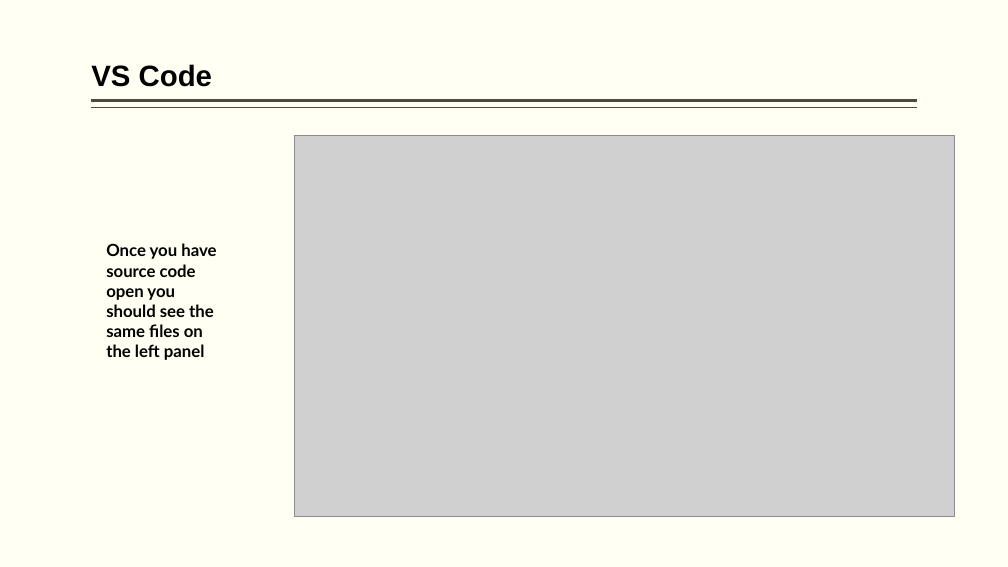
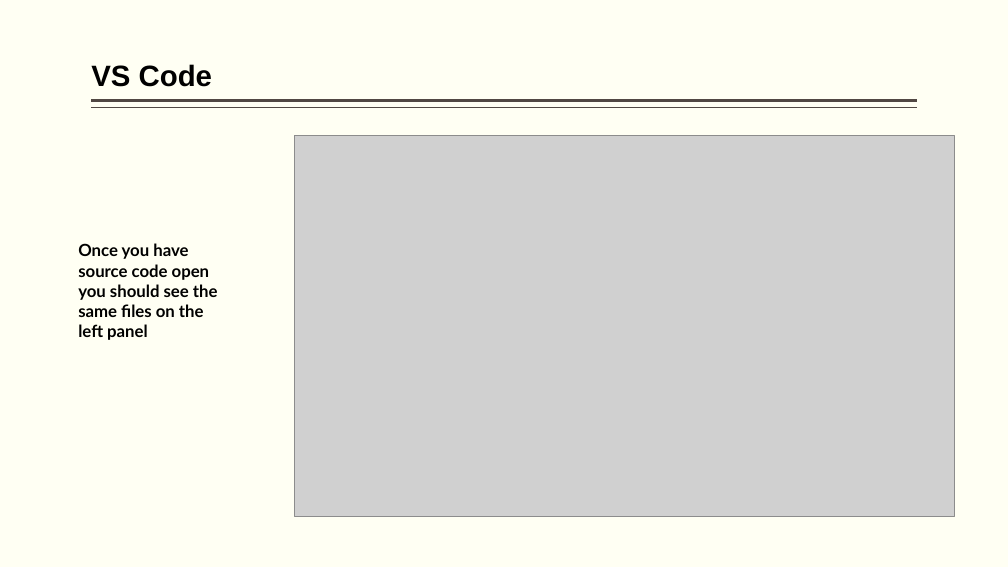
Before and after one commit to hpccsystems-solutions-lab/ScheduledFlights-Workshop, a slide deck: slide 30 of BigData-ECL.pptx (slide 31 before the commit). Drawn at 1008x567 pixels with LibreOffice and Linux fonts; fonts in the diff are those of the drawing; grey boxes stand for pictures. Boxes give left, top, right and bottom in pixels: in the first picture for what was removed or moved away, otherwise in the second. Text is boxed around its words. In the diff, an @@ line names an element or a change of style, - is before the commit and + after.

Commit message:
Update slide 30

```diff
--- a/BigData-ECL.pptx
+++ b/BigData-ECL.pptx
@@ text "Once you have source code ..." rewrapped from [106, 243, 216, 360] to [78, 243, 218, 340] @@
```
Also in this commit, not shown: 5 other slides changed, 1 other file.
